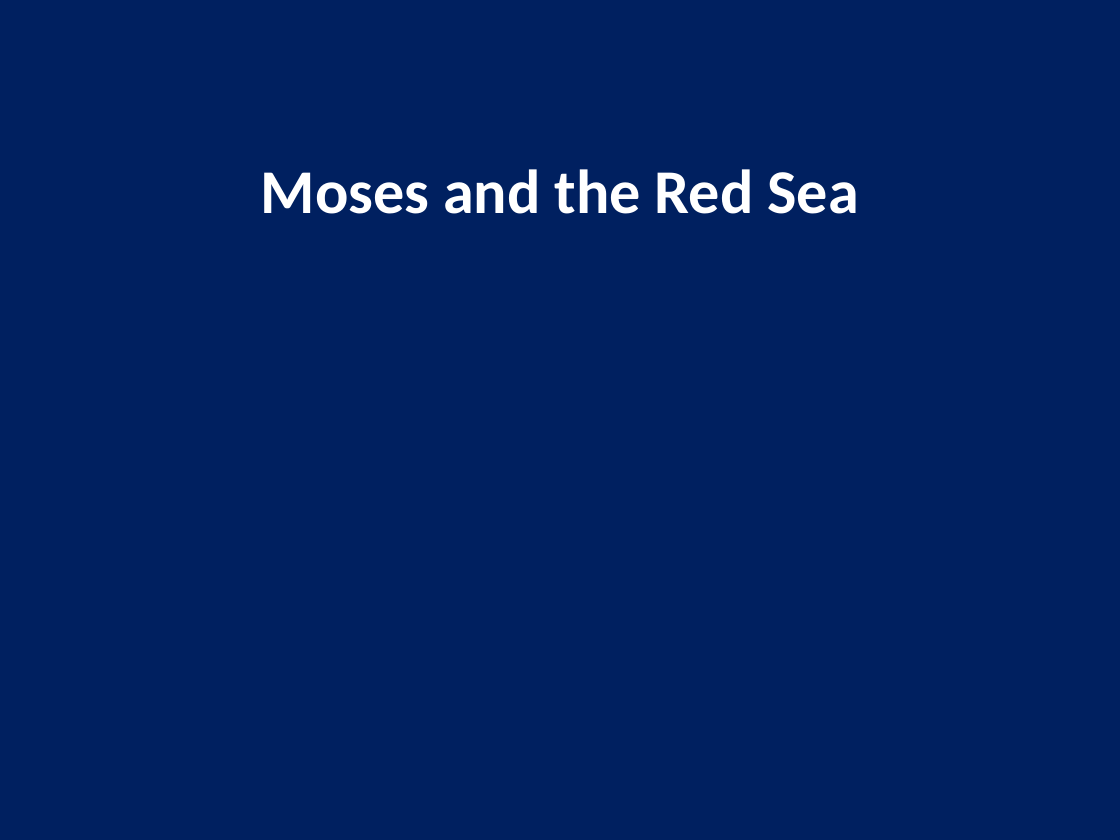
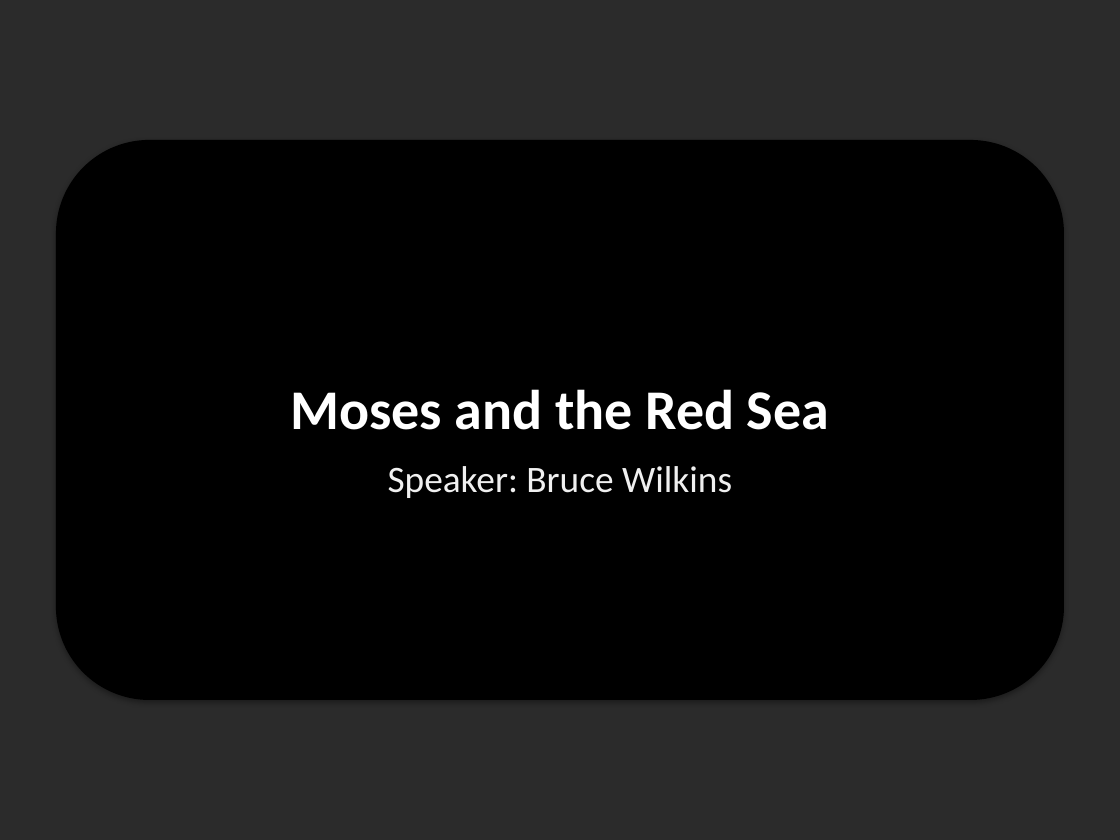
Before and after one commit to bw00786/church_slides, a slide deck: slide 9 of output/2025-10-12_Forgiveness_ServiceSlides.pptx. Drawn at 1120x840 pixels with LibreOffice and Linux fonts; fonts in the diff are those of the drawing; background and template pictures are left out; a plain dark background stands for a picture behind light text. Boxes give left, top, right and bottom in pixels: in the first picture for what was removed or moved away, otherwise in the second. Text is boxed around its words. In the diff, an @@ line names an element or a change of style, - is before the commit and + after.

```diff
--- a/output/2025-10-12_Forgiveness_ServiceSlides.pptx
+++ b/output/2025-10-12_Forgiveness_ServiceSlides.pptx
@@ background #002060 to picture (left out) @@
@@ rounded rectangle added at [56,140,1064,700], fill #000000 @@
@@ text "Moses and the Red Sea": place and size @@
-text "Moses and the Red Sea" at [261,169,859,214]
+text "Moses and the Red Sea" at [290,389,829,498]
@@ text "Moses and the Red Sea" at [290,389,829,498]: vertical alignment top to middle @@
@@ text at [290,389,829,430]: size 40 to 36 pt in "Moses and the Red Sea" @@
@@ text at [388,466,732,498]: paragraph added @@
+Speaker: Bruce Wilkins
```
Also in this commit, not shown: 14 other slides changed, 9 other files.
